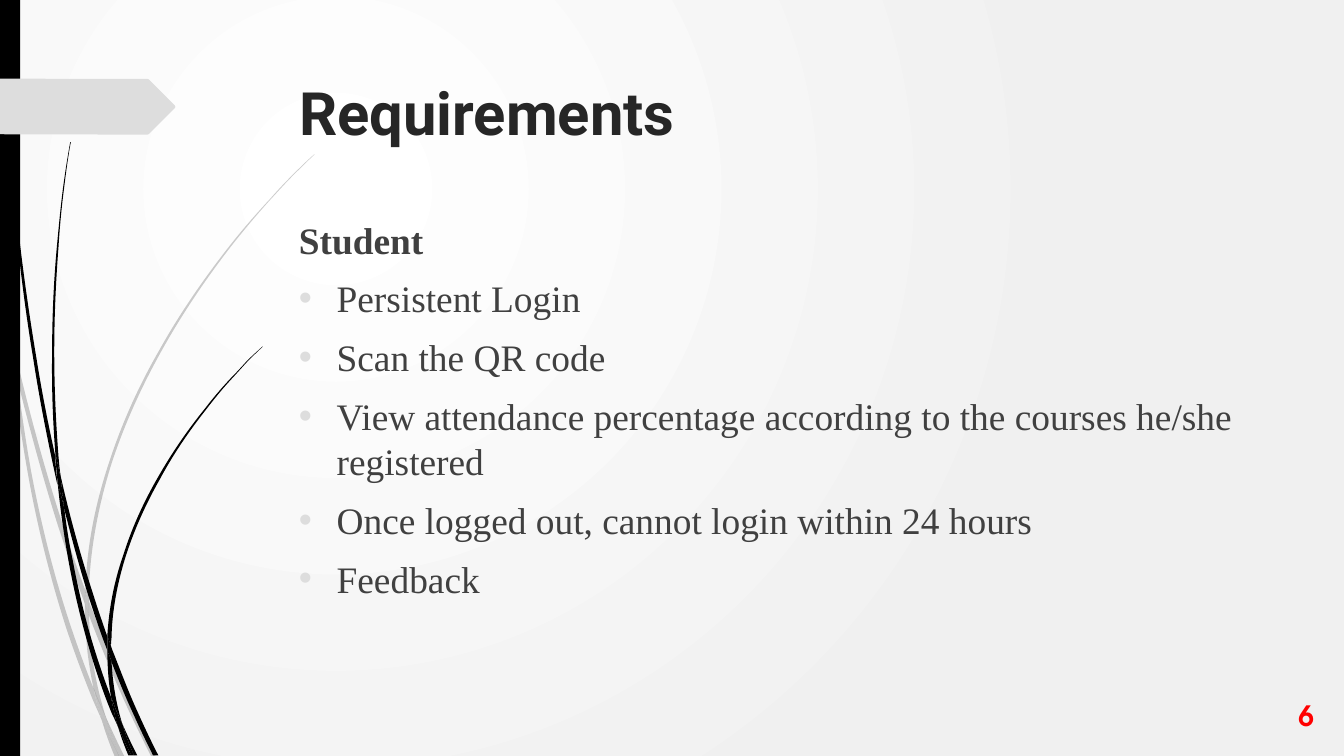
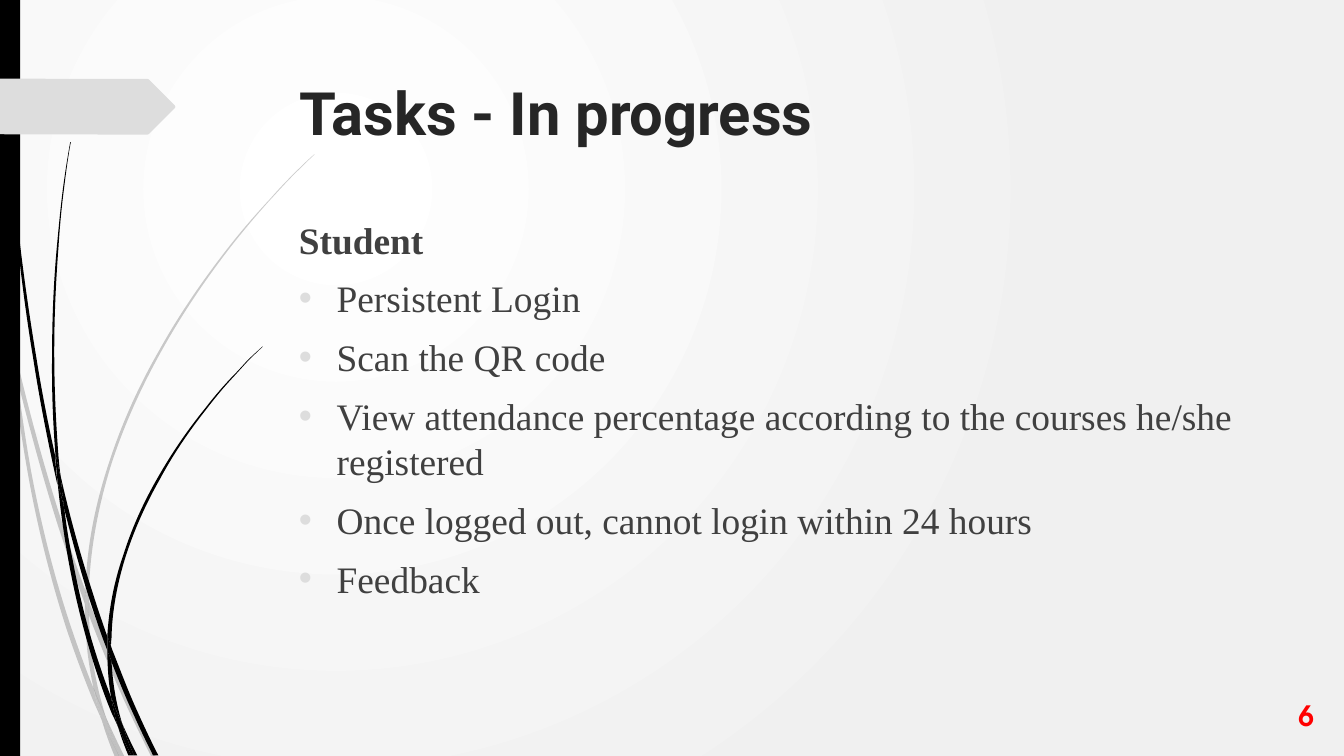
Before and after one commit to VamsiDevalla/Student-Attendance-Tracking, a slide deck: slide 6 of Team B - Code Green - MidtermPresentation.pptx. Drawn at 1344x756 pixels with LibreOffice and Linux fonts; fonts in the diff are those of the drawing. Boxes give left, top, right and bottom in pixels: in the first picture for what was removed or moved away, otherwise in the second. Text is boxed around its words. In the diff, an @@ line names an element or a change of style, - is before the commit and + after.

```diff
--- a/Team B - Code Green - MidtermPresentation.pptx
+++ b/Team B - Code Green - MidtermPresentation.pptx
@@ title at (299, 90, 812, 148): text changed @@
-Requirements
+Tasks - In progress
```
Also in this commit, not shown: 2 other slides changed, 1 slide added, 1 slide removed.
